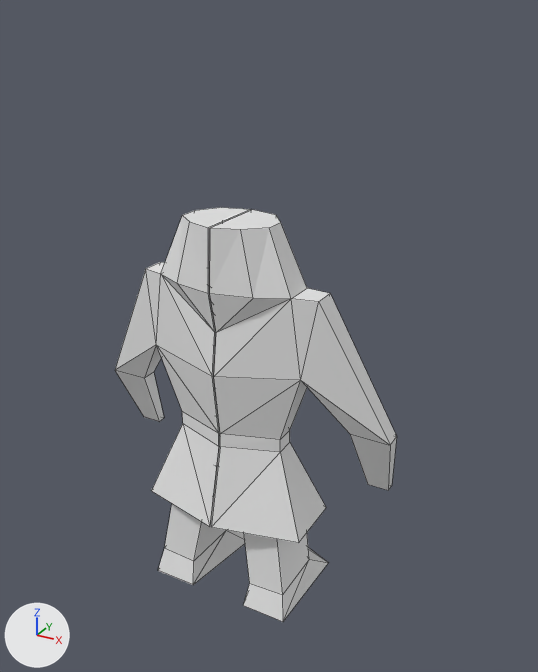
A saved change to the Blender file img sources/Blender/giants.blend.
Camera for both pictures: a camera (50 mm lens) standing at (10.49, -17.14, 18.07) and looking at (0.28, 1.42, 8.79). Every picture has the same lights, and +X, +Y and +Z are marked at lower left. Mesh edges are drawn as thin lines.
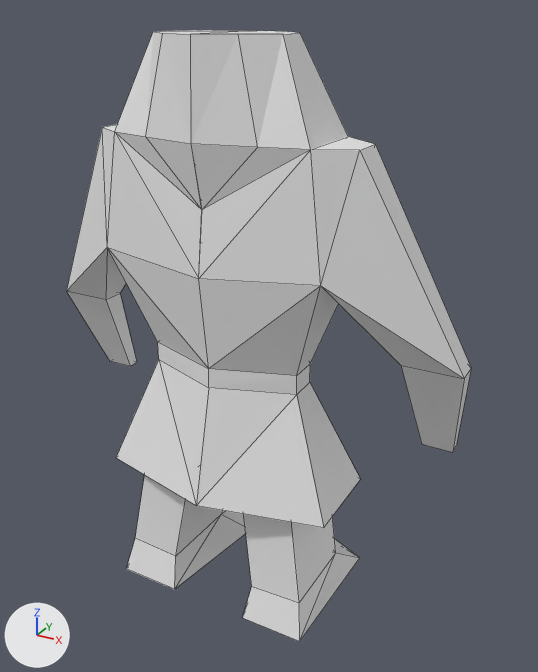
What changed in the scene script:
```text
Change me_plane:
    used by ob_plane; location = (-0.46, 0.0, -0.42); rotation_euler = (1.571, 0.0, 0.0), in degrees (90, 0, 0); scale = (1.05, 0.227, 1.0)
    remove me_plane.from_pydata(...)  # 54 vertices, 56 faces; spans x 0.0..4.8, y 1.7..57.4, z -3.0..1.1
    add me_plane.from_pydata(...)  # 54 vertices, 56 faces; spans x 0.0..6.6, y 2.3..79.0, z -3.8..1.8
    me_plane part 1: the loose piece of 14 vertices spanning x 0.4..2.5, y 1.7..16.9, z -3.0..0.8 is scaled about its middle by 1.38, then moved by (0.5, 3.5, -0.1)
    me_plane part 2: 40 of 54 vertices moved; they spanned x 0.0..4.8, y 15.0..57.4, z -2.4..1.1 and now span x 0.0..6.6, y 20.6..79.0, z -3.0..1.8; mean shift (0.6, 13.7, 0.0); largest move (1.4, 57.4, -0.2) -> (1.8, 79.0, 0.0)
```

Location of each change, (x1, y1, x2, y2) in pixels of the pictures (538 x 672 px; the box of a moved part takes in the faces that stretch with it):
'Plane', reshaped (43% wider, 47% taller)
    before: (115, 207, 397, 622)
    after: (67, 30, 471, 642)
part 1 of me_plane, moved or reshaped
    before: (158, 466, 328, 622)
    after: (126, 429, 359, 642)
part 2 of me_plane, moved or reshaped
    before: (115, 207, 397, 543)
    after: (67, 30, 471, 528)
